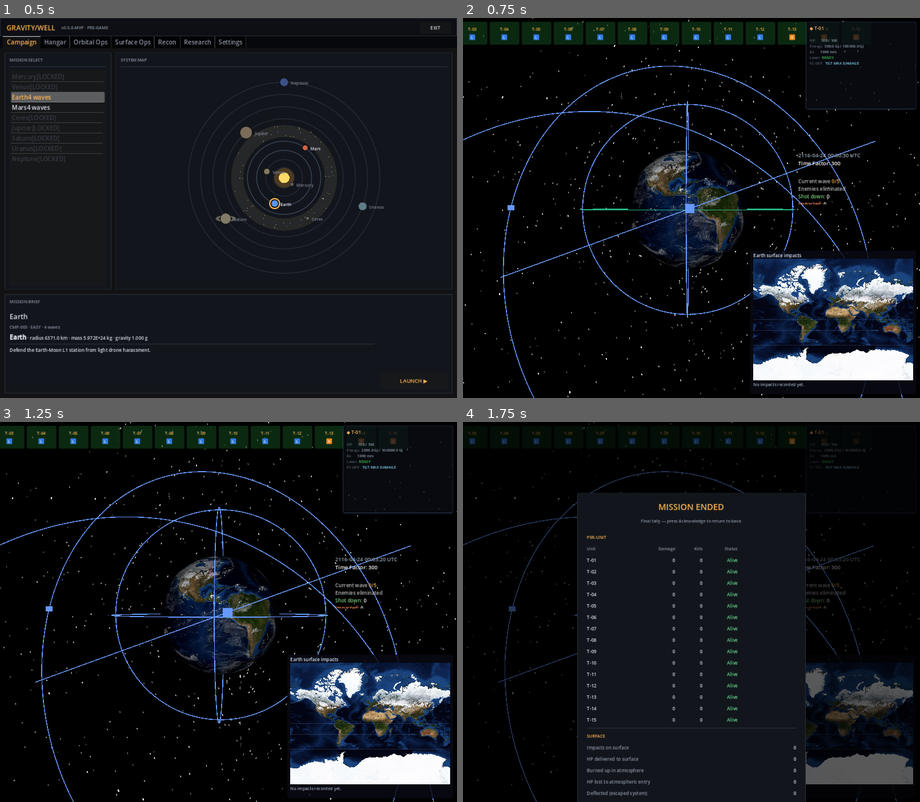
Above: before the commit, frames 1-4 (two rows, left to right).
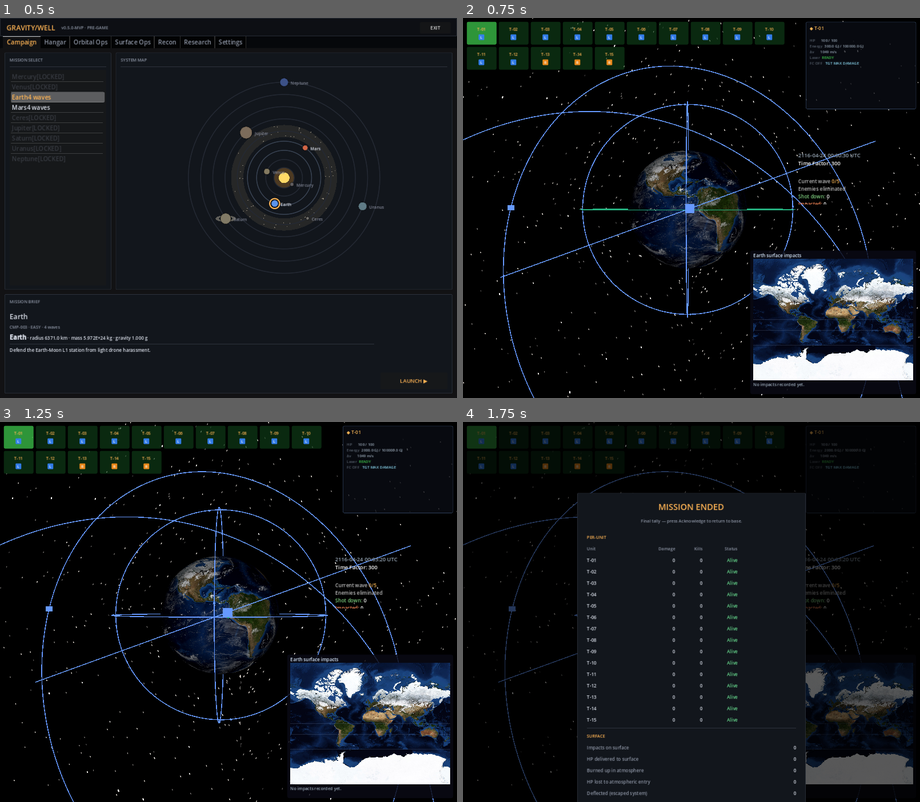
Above: after the commit, the same moments.

Repository: mellenburg/game
Game: Godot game, scene res://scenes/menu.tscn
Same seed, same stepped clock (60 frames per second), same inputs: the game is played once before the commit and once after it.
Inputs (mouse positions are in pixels of both pictures, inside the frame that each line leads up to):
- Up to frame 1 (0.5 s): no input
- Up to frame 2 (0.75 s): click "LAUNCH ▶" at 0.5 s
- Up to frame 3 (1.25 s): no input
- Up to frame 4 (1.75 s): tap Enter (end_game) at 1.25 s; drag from (577, 650) to (737, 528) at 1.27 s

Frame 1 is identical in both runs. In frame 2, 3.9% of the frame differs, in the area x 0-87%, y 0-14%; in frame 3, 3.9%; in frame 4, 1.0%.

Commit message:
Auto-switch map to asteroid on grid click; flow-wrap friendly tiles
Three follow-up fixes to the mission HUD rework:

* Friendly roster tiles overflowed the upper-right detail panel on a
  long fleet because HBoxContainer doesn't clip or wrap. Switch the
  orbital and surface rosters to HFlowContainer so they wrap to a
  second row instead of spilling over.

* Clicking an enemy in the tessellation grid now auto-switches the
  lower-right slot to the asteroid inspector, replacing whatever map
  was showing. The switch is latched (`_asteroid_via_highlight`) so
  clearing the highlight reverts to the wave-driven default, but a
  manual K cycle un-pins the latch so an operator-chosen mode is
  never yanked away.

* Numeric HP joins the shrinking-bar HPBar inside the asteroid status
  box, so the operator sees damage tick down on the inspector card
  rather than only as a bar ratio. Drop the per-tile HP overlay on
  tessellation tiles — that draw lived in the wrong surface.

https://claude.ai/code/session_01E1Atpy431TRho9AJAWnDtT

Diff:
--- a/godot/scenes/main.tscn
+++ b/godot/scenes/main.tscn
@@ -125,14 +125,18 @@
 mouse_filter = 2
 theme_override_constants/separation = 8
 
-[node name="PlayerRoster" type="HBoxContainer" parent="CanvasLayer/HUD/PlayerRosters"]
-mouse_filter = 2
-theme_override_constants/separation = 6
-
-[node name="SurfacePlayerRoster" type="HBoxContainer" parent="CanvasLayer/HUD/PlayerRosters"]
+[node name="PlayerRoster" type="HFlowContainer" parent="CanvasLayer/HUD/PlayerRosters"]
+; HFlow so a long fleet wraps onto a second / third row instead of
+; spilling past the right edge into the upper-right detail panel.
+mouse_filter = 2
+theme_override_constants/h_separation = 6
+theme_override_constants/v_separation = 6
+
+[node name="SurfacePlayerRoster" type="HFlowContainer" parent="CanvasLayer/HUD/PlayerRosters"]
 visible = false
 mouse_filter = 2
-theme_override_constants/separation = 6
+theme_override_constants/h_separation = 6
+theme_override_constants/v_separation = 6
 
 [node name="TessellationGrid" type="Control" parent="CanvasLayer/HUD"]
 layout_mode = 1
--- a/godot/scripts/earth_system.gd
+++ b/godot/scripts/earth_system.gd
@@ -115,6 +115,14 @@
 # rising edge, surface map auto-selects on falling edge — so manual K
 # presses during a live wave aren't yanked back every frame.
 var _wave_inbound_prev: bool = false
+# Tracks whether the tessellation grid had a highlighted asteroid on
+# the previous tick. Rising edge auto-switches the lower-right slot to
+# the asteroid inspector; falling edge reverts to the wave-driven
+# default. _asteroid_via_highlight latches the auto-switch so a
+# subsequent operator K press un-pins it without strand-leaving the
+# slot stuck in inspector mode after the highlight clears.
+var _highlight_prev: bool = false
+var _asteroid_via_highlight: bool = false
 var impact_tracker := ImpactTracker.new()
 # Day-side albedo loaded once as an Image so we can sample it at an
 # impact's UV without an editor-only Texture readback. Lazily filled
@@ -1001,11 +1009,15 @@
 	return out
 
 
-# Cycle the lower-right overlay between surface map / wave radar / off.
-# Both Control nodes share the same anchor slot, so flipping visibility
-# is enough to swap them — there's no transition state to manage.
+# Cycle the lower-right overlay between surface map / wave radar /
+# asteroid inspector / off. All four Control nodes share the same
+# anchor slot, so flipping visibility is enough to swap them — there's
+# no transition state to manage. A manual cycle clears the
+# `_asteroid_via_highlight` latch so the next highlight-clear edge
+# doesn't yank the slot away from an operator-chosen mode.
 func _cycle_map_mode() -> void:
 	map_mode = (map_mode + 1) % MAP_MODE_COUNT
+	_asteroid_via_highlight = false
 	_apply_map_mode()
 
 
@@ -1018,28 +1030,54 @@
 		hud.asteroid_panel.visible = (map_mode == MAP_MODE_ASTEROID)
 
 
-# Auto-switch the lower-right overlay around incoming-wave transitions.
-# Radar selects on rising edge (a wave just appeared in the queue),
-# surface map selects on falling edge (the last wave just drained).
-# Asteroid mode is sticky: if the operator parked the slot on the
-# inspector, neither edge yanks it away — the auto-switch only kicks
-# in when the slot is currently SURFACE or RADAR, so a threat alert
-# can swap those two without overriding a deliberate inspector pick.
-# Edge-triggered so a manual K press during a live wave doesn't keep
-# snapping the panel back to radar every frame.
+# Auto-switch the lower-right overlay around incoming-wave and grid-
+# highlight transitions:
+#   * highlight rising edge — operator clicked an asteroid in the
+#     tessellation grid: jump to the asteroid inspector regardless of
+#     the current mode, and latch `_asteroid_via_highlight` so the
+#     falling edge can revert.
+#   * highlight falling edge — only revert when the slot got into
+#     ASTEROID via the highlight; an operator who manually cycled to
+#     ASTEROID stays parked there.
+#   * wave rising edge — radar selects.
+#   * wave falling edge — surface map selects.
+# Asteroid mode is otherwise sticky: wave edges only swing the slot
+# when it's currently SURFACE or RADAR, so a deliberate inspector pick
+# survives a fresh threat-detection alert.
 func _auto_switch_map_mode() -> void:
 	var inbound := spawn_director.has_active_waves()
-	var auto_switch_eligible := (
-		map_mode == MAP_MODE_SURFACE or map_mode == MAP_MODE_RADAR
-	)
-	if auto_switch_eligible:
-		if inbound and not _wave_inbound_prev:
-			map_mode = MAP_MODE_RADAR
+	var grid_node: Node = null
+	if hud != null:
+		grid_node = hud.get_node_or_null("TessellationGrid")
+	var has_highlight := false
+	if grid_node != null and "highlighted_sat" in grid_node:
+		var hs: Object = grid_node.highlighted_sat
+		has_highlight = hs != null and is_instance_valid(hs)
+	if has_highlight and not _highlight_prev:
+		# Pin the slot to the inspector for as long as the highlight
+		# stays. Manual cycle clears the latch so we don't fight the
+		# operator after they K-press out of inspector mode.
+		if map_mode != MAP_MODE_ASTEROID:
+			map_mode = MAP_MODE_ASTEROID
+			_asteroid_via_highlight = true
 			_apply_map_mode()
-		elif not inbound and _wave_inbound_prev:
-			map_mode = MAP_MODE_SURFACE
-			_apply_map_mode()
+	elif not has_highlight and _highlight_prev and _asteroid_via_highlight:
+		map_mode = MAP_MODE_RADAR if inbound else MAP_MODE_SURFACE
+		_asteroid_via_highlight = false
+		_apply_map_mode()
+	else:
+		var auto_switch_eligible := (
+			map_mode == MAP_MODE_SURFACE or map_mode == MAP_MODE_RADAR
+		)
+		if auto_switch_eligible:
+			if inbound and not _wave_inbound_prev:
+				map_mode = MAP_MODE_RADAR
+				_apply_map_mode()
+			elif not inbound and _wave_inbound_prev:
+				map_mode = MAP_MODE_SURFACE
+				_apply_map_mode()
 	_wave_inbound_prev = inbound
+	_highlight_prev = has_highlight
 
 
 # Engagement-range visual. Renders a circle in the ecliptic plane
--- a/godot/scripts/hud.gd
+++ b/godot/scripts/hud.gd
@@ -92,11 +92,15 @@
 const HIT_DURATION: float = 0.25
 
 @onready var info_label: RichTextLabel = $InfoLabel as RichTextLabel
-@onready var player_roster: HBoxContainer = (
-	$PlayerRosters/PlayerRoster as HBoxContainer
+# Rosters are HFlowContainers so a long fleet wraps onto a second row
+# instead of spilling past the upper-right detail panel. Typed as
+# Container here so the same code can drive either layout if we swap
+# back to HBox later (the Container API is all we use).
+@onready var player_roster: Container = (
+	$PlayerRosters/PlayerRoster as Container
 )
-@onready var surface_player_roster: HBoxContainer = (
-	$PlayerRosters/SurfacePlayerRoster as HBoxContainer
+@onready var surface_player_roster: Container = (
+	$PlayerRosters/SurfacePlayerRoster as Container
 )
 @onready var target_container: Control = $TargetContainer as Control
 @onready var kill_stats: RichTextLabel = $KillStats as RichTextLabel
@@ -258,6 +262,17 @@
 	elif sat.is_asteroid:
 		kind = "sub-orbital asteroid"
 	lines.append("[color=#5a6470]type[/color]    %s" % kind)
+	# Numeric HP alongside the bar visual below — the bar conveys a
+	# ratio, but the operator needs the digit count to read whether
+	# their fire is actively chipping HP off rather than just nicking
+	# it. Format the same way the friendly detail panel reports
+	# damage tallies.
+	lines.append(
+		"[color=#5a6470]hp[/color]      %s / %s" % [
+			_format_scientific(maxf(sat.hp, 0.0)),
+			_format_scientific(maxf(sat.max_hp, 0.0)),
+		]
+	)
 	lines.append("[color=#5a6470]mass[/color]    %s kg" % _format_scientific(sat.mass))
 	lines.append("[color=#5a6470]density[/color] %.2f g/cm³" % sat.density_g_cm3)
 	if sat.composition >= 0:
@@ -412,12 +427,12 @@
 		surface_player_roster.visible = not surface_players.is_empty()
 
 
-# Generic renderer that fills any HBoxContainer with one tile per sat.
-# Both the orbital and surface rosters share this idiom so the per-row
-# UI (selection tint, click handling, weapon icons) stays consistent
-# across both strips.
+# Generic renderer that fills any Container (HFlowContainer in the
+# scene today) with one tile per sat. Both the orbital and surface
+# rosters share this idiom so the per-row UI (selection tint, click
+# handling, weapon icons) stays consistent across both strips.
 func _render_player_roster_into(
-	host: HBoxContainer, sats: Array[Satellite], selected: int
+	host: Container, sats: Array[Satellite], selected: int
 ) -> void:
 	while host.get_child_count() < sats.size():
 		host.add_child(_make_box())
--- a/godot/scripts/tessellation_grid.gd
+++ b/godot/scripts/tessellation_grid.gd
@@ -37,11 +37,6 @@
 const HEX_COLOR := Color(0.95, 0.55, 0.15, 0.95)
 const EDGE_WIDTH: float = 1.0
 const EMPTY_COLOR := Color(0.0, 0.0, 0.0, 0.0)
-# HP digits drawn at each tile's centroid. Sized to read clearly inside
-# a single triangle without overflowing — the smallest enemies get one
-# triangle, so the text has to fit there before larger groupings get a
-# proportionally roomier readout.
-const HP_TEXT_FONT_SIZE: int = 11
 
 var _enemies: Array = []
 var _current_sim_time: float = 0.0
@@ -509,34 +504,6 @@
 
 				draw_line(edge_counts[key].p1, edge_counts[key].p2, edge_color, width)
 
-		# Live HP readout at the tile centroid. The shrinking inner polygon
-		# already conveys "this body is taking damage" qualitatively, but a
-		# numeric reading lets the operator see whether their fire is
-		# actually chipping HP off rather than just nicking it. Drawn with
-		# a one-pixel dark shadow underneath so the white digits stay
-		# legible across the full red→yellow gradient and on top of the
-		# lighter highlighted-fill tint.
-		var hp_text: String = _format_compact_hp(sat.hp)
-		var font: Font = get_theme_default_font()
-		if font != null and hp_text != "":
-			var font_size: int = HP_TEXT_FONT_SIZE
-			var ts: Vector2 = font.get_string_size(
-				hp_text, HORIZONTAL_ALIGNMENT_LEFT, -1, font_size
-			)
-			var draw_pos := Vector2(
-				center.x - ts.x * 0.5, center.y + font_size * 0.32
-			)
-			draw_string(
-				font, draw_pos + Vector2(1.0, 1.0), hp_text,
-				HORIZONTAL_ALIGNMENT_LEFT, -1, font_size,
-				Color(0.0, 0.0, 0.0, 0.85),
-			)
-			draw_string(
-				font, draw_pos, hp_text,
-				HORIZONTAL_ALIGNMENT_LEFT, -1, font_size,
-				Color(1.0, 1.0, 1.0, 0.95),
-			)
-
 func _is_neighbor(p1: Dictionary, p2: Dictionary) -> bool:
 	var shared_verts = 0
 	for pt1 in p1.pts:
@@ -547,25 +514,6 @@
 	return shared_verts == 2
 
 
-# Compact HP formatter for the centroid readout. Asteroid HP spans
-# roughly 0..10^11 across the spawner's mass range, so a raw "%d" would
-# overflow the smallest tiles for big bodies. SI suffixes (k / M / G /
-# T) keep the digit count to four characters or fewer, which fits
-# comfortably in a single tessellation triangle.
-static func _format_compact_hp(hp: float) -> String:
-	if not is_finite(hp) or hp <= 0.0:
-		return "0"
-	if hp < 1000.0:
-		return "%d" % int(round(hp))
-	if hp < 1.0e6:
-		return "%.1fk" % (hp / 1000.0)
-	if hp < 1.0e9:
-		return "%.1fM" % (hp / 1.0e6)
-	if hp < 1.0e12:
-		return "%.1fG" % (hp / 1.0e9)
-	return "%.1eT" % (hp / 1.0e12)
-
-
 func _get_hex_id(s: int, t: int) -> Vector2i:
 	var a = t - 1 - 5 * s
 	var rem_a = (a % 14 + 14) % 14
